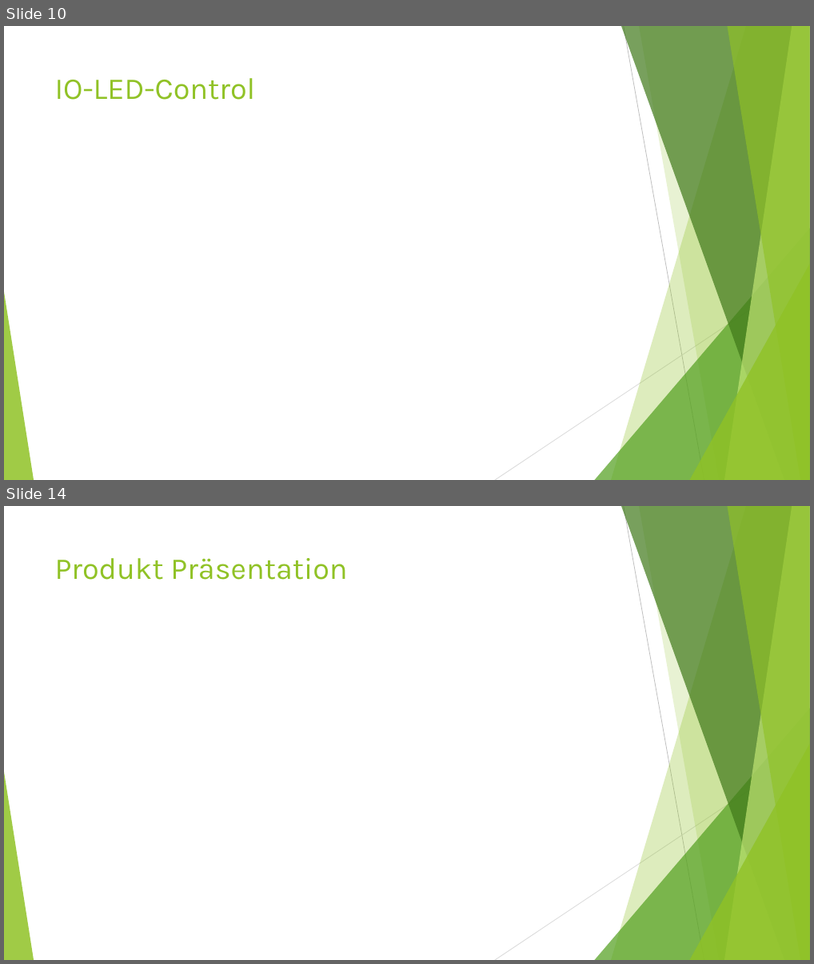
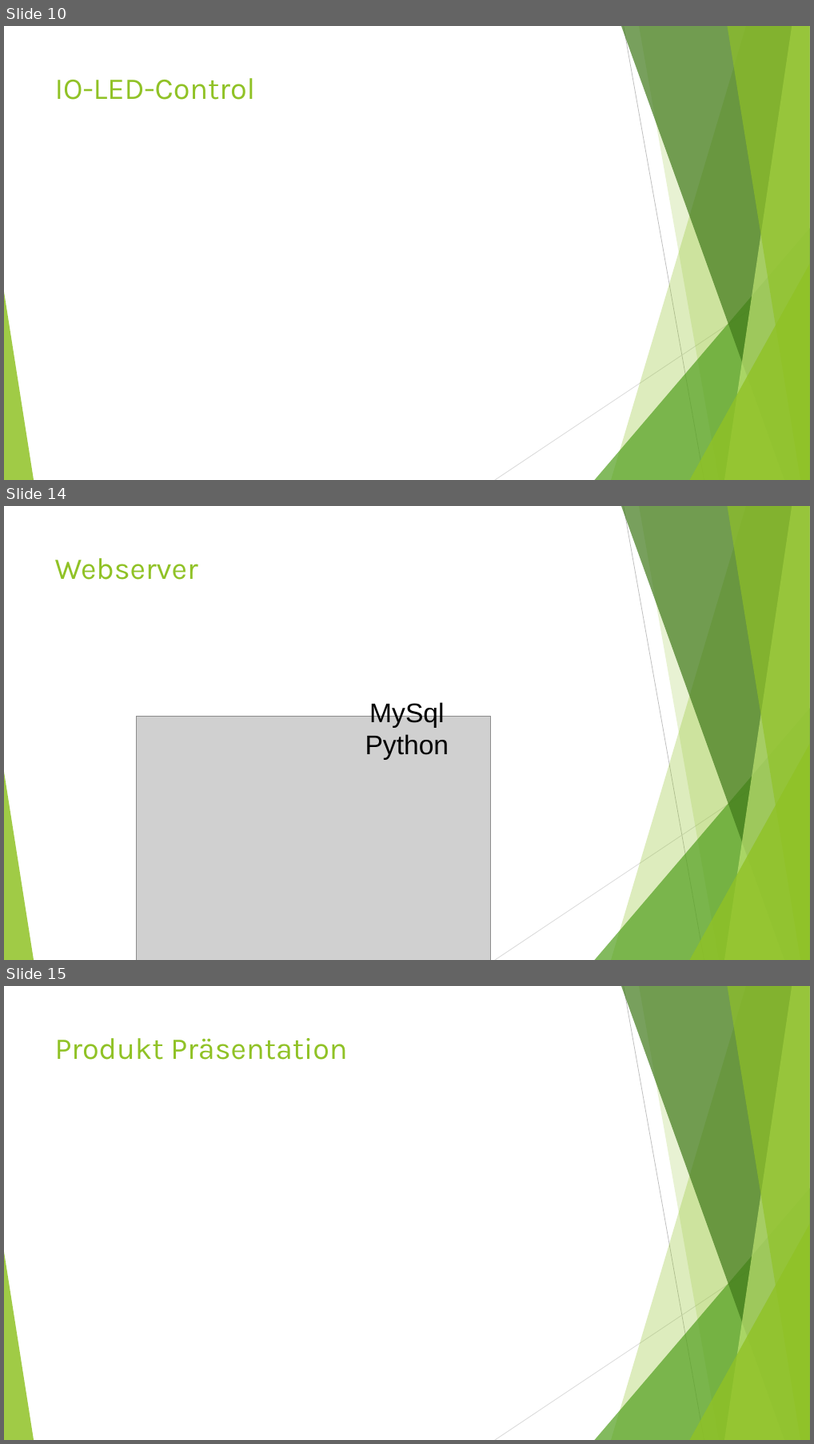
Before and after one commit to smartuni/Environ.me, a slide deck: Documentation/Environ_Me.odp. Shown one above the other, each under a label of ours: slides 10 and 14 before the commit, slides 10, 14 and 15 after it; the slides between them are not shown. The pictures are 814x964 and 814x1444 pixels, drawn with LibreOffice and Linux fonts; fonts in the diff are those of the drawing; grey boxes stand for pictures. Boxes give left, top, right and bottom in pixels: in the first picture for what was removed or moved away, otherwise in the second. Text is boxed around its words. In the diff, an @@ line names an element or a change of style, - is before the commit and + after.

```diff
--- a/Documentation/Environ_Me.odp
+++ b/Documentation/Environ_Me.odp
@@ slide 14 added at (4, 506, 810, 960), background #FFFFFF; not listed: 10 template elements that a slide beside it also shows @@
@@ title added at (55, 558, 198, 580), 36 pt, text #90C226 @@
+Webserver
@@ picture added at (137, 716, 491, 960) @@
@@ subtitle added at (366, 700, 450, 760), 32 pt, text #000000 @@
+MySql
+Python
@@ what was slide 14 is now slide 15 @@
```
Also in this commit, not shown: 2 slides changed, 1 other slide added, 1 slide removed, 1 other file.
